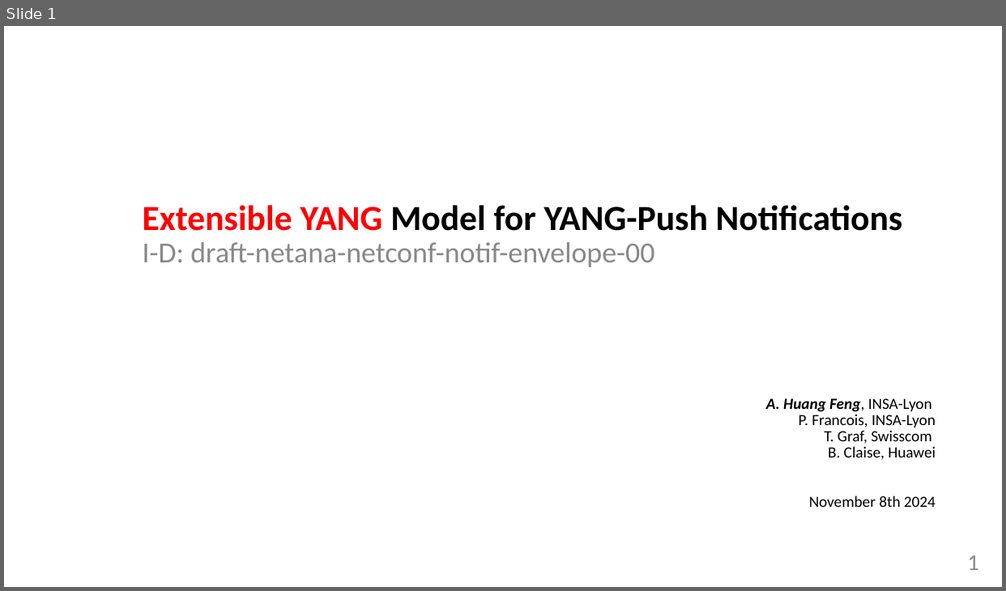
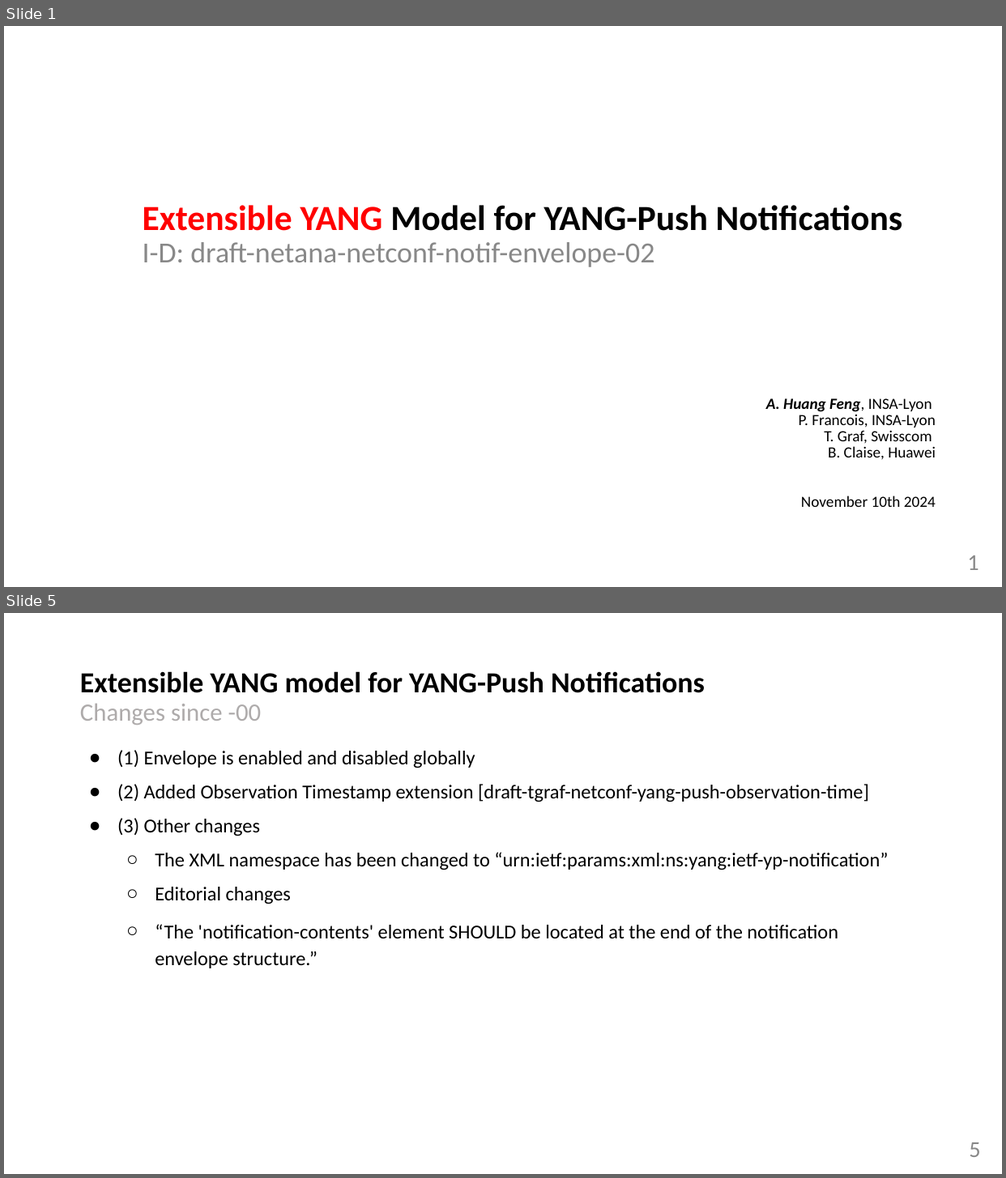
Before and after one commit to network-analytics/ietf-network-analytics-document-status, a slide deck: 122/NETCONF/netconf-nmop-interim-draft-netana-netconf-notif-envelope-02.pptx. Shown one above the other, each under a label of ours: slide 1 before the commit, slides 1 and 5 after it; the slides between them are not shown. The pictures are 1006x591 and 1006x1178 pixels, drawn with LibreOffice and Linux fonts; fonts in the diff are those of the drawing. Boxes give left, top, right and bottom in pixels: in the first picture for what was removed or moved away, otherwise in the second. Text is boxed around its words. In the diff, an @@ line names an element or a change of style, - is before the commit and + after.

Commit message:
notif-envelope

```diff
--- a/122/NETCONF/netconf-nmop-interim-draft-netana-netconf-notif-envelope-02.pptx
+++ b/122/NETCONF/netconf-nmop-interim-draft-netana-netconf-notif-envelope-02.pptx
@@ slide 5 added at (4, 613, 1002, 1174), background #FFFFFF @@
@@ title added at (80, 671, 705, 725), 28 pt, text #000000, bold @@
+Extensible YANG model for YANG-Push Notifications
+Changes since -00
@@ text added at (117, 750, 888, 969), 19 pt, text #000000 @@
+● (1) Envelope is enabled and disabled globally
+● (2) Added Observation Timestamp extension [draft-tgraf-netconf-yang-push-observation-time]
+● (3) Other changes
+  ○ The XML namespace has been changed to “urn:ietf:params:xml:ns:yang:ietf-yp-notification”
+  ○ Editorial changes
+  ○ “The 'notification-contents' element SHOULD be located at the end of the notification envelope structure.”
@@ page number added at (969, 1143, 980, 1157), 22 pt, text #888888 @@
+5
@@ slide 1 changed as well @@
@@ text at (143, 205, 902, 267): text changed @@
-Extensible YANG Model for YANG-Push Notifications
-I-D: draft-netana-netconf-notif-envelope-00
+Extensible YANG Model for YANG-Push Notifications
+I-D: draft-netana-netconf-notif-envelope-02
@@ text at (801, 496, 936, 507): text changed @@
-November 8th 2024
+November 10th 2024
```
Also in this commit, not shown: 10 other slides changed, 8 other slides added, 1 other file.
